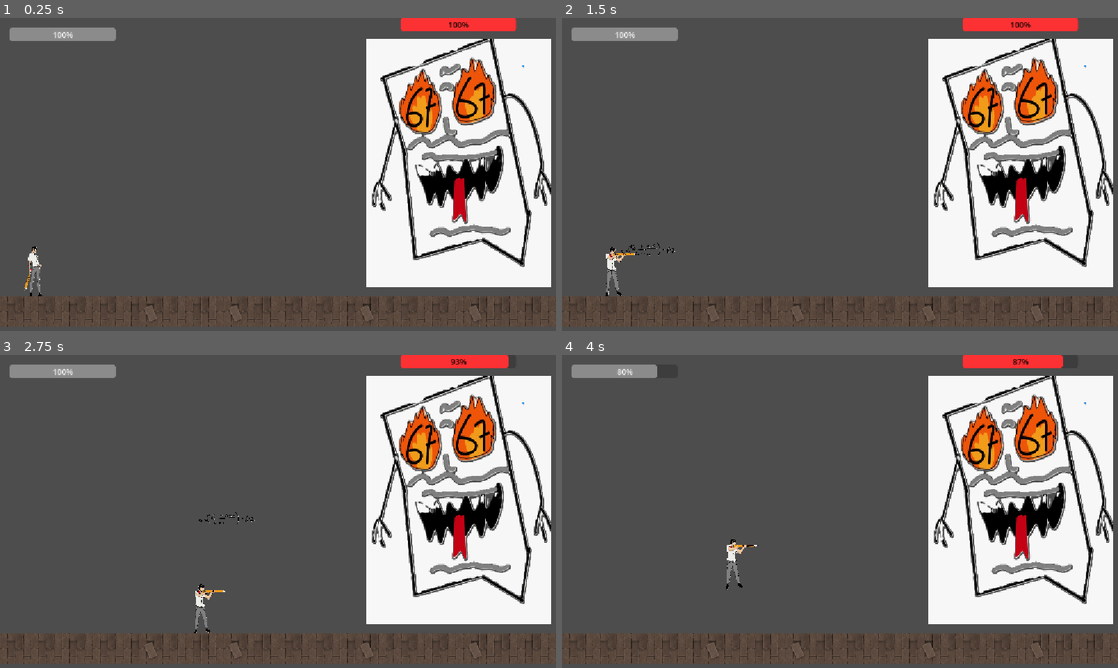
Above: before the commit, frames 1-4 (two rows, left to right).
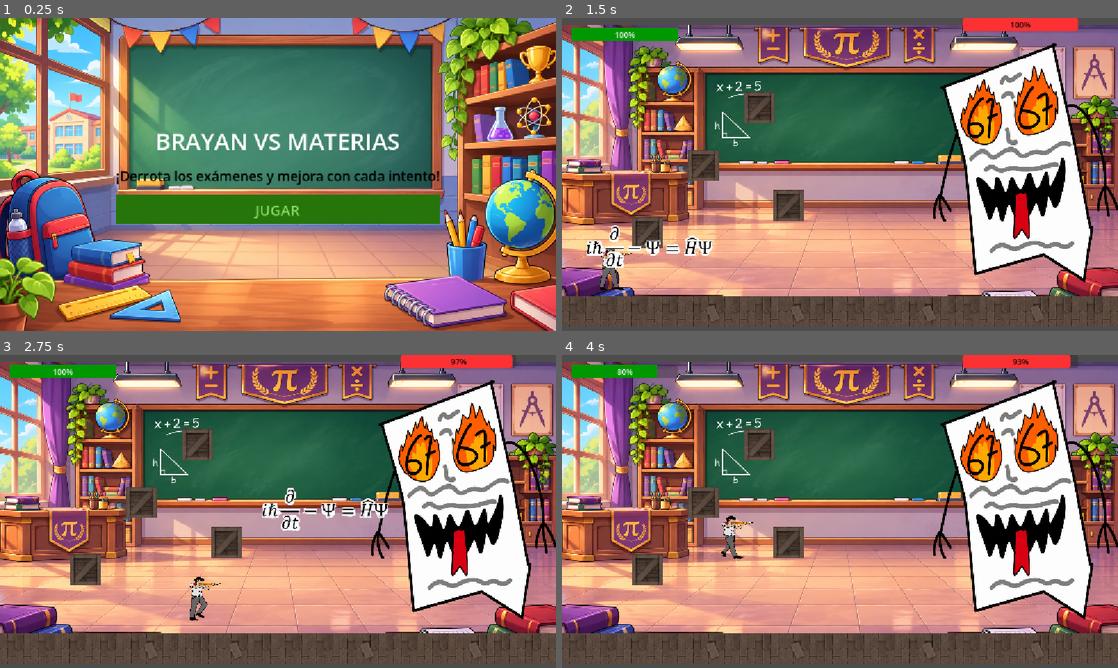
Above: after the commit, the same moments.

Repository: SousasaurusGamer/brayan_vs_materias
Game: Godot game, scene res://main_menu.tscn
Same seed, same stepped clock (60 frames per second), same inputs: the game is played once before the commit and once after it. Before the commit the project starts from res://mat_level.tscn.
Inputs (mouse positions are in pixels of both pictures, inside the frame that each line leads up to):
- Up to frame 1 (0.25 s): no input
- Up to frame 2 (1.5 s): click (840, 208) at 0.5 s, where only the run after the commit has a clickable "JUGAR"; hold Right (move_right) from 1.28 s (still down); tap F (shoot) at 1.35 s
- Up to frame 3 (2.75 s): keep holding Right (move_right); tap Up (jump) at 1.52, 1.55, 1.82, 2.1, 2.27, 2.57 s; tap F (shoot) at 2.3 s
- Up to frame 4 (4 s): release Right (move_right) at 2.78 s; hold Left (move_left) 2.78-3.53 s; tap F (shoot) at 2.85, 3.6 s; tap Up (jump) at 3.05, 3.77 s; hold Right (move_right) from 3.53 s (still down)

The runs differ from the first frame. In frame 1, 100% of the frame differs, in the area x 0-100%, y 0-100%; in frame 2, 78%; in frame 3, 78%; in frame 4, 78%.

Commit message:
modificacion de las interfas

Diff:
--- a/enemies/exam_boss.tscn
+++ b/enemies/exam_boss.tscn
@@ -1,13 +1,13 @@
 [gd_scene format=3 uid="uid://do2450g70ykn2"]
 
 [ext_resource type="Script" uid="uid://di5pnkul62tac" path="res://enemies/exam_boss.gd" id="1_8bn3o"]
-[ext_resource type="Texture2D" uid="uid://cjv5fmnurrdhe" path="res://boss.2.png" id="1_aopyr"]
 [ext_resource type="PackedScene" uid="uid://gscqp6dg4rrl" path="res://enemies/formula_proyectil.tscn" id="2_hc4ps"]
-[ext_resource type="Texture2D" uid="uid://dxc13uac04egu" path="res://formulas/proyectil-1.png" id="3_kbm2u"]
-[ext_resource type="Texture2D" uid="uid://cep6tjw7rsyf0" path="res://formulas/proyectil-2.png" id="4_mgja7"]
-[ext_resource type="Texture2D" uid="uid://bojnexwmpwp1o" path="res://formulas/proyectil-3.png" id="5_bkew5"]
-[ext_resource type="Texture2D" uid="uid://doq887kqmv8j7" path="res://formulas/proyectil-4.png" id="6_ywwui"]
-[ext_resource type="Texture2D" uid="uid://c7qisvm51qt7r" path="res://formulas/proyectil-5.png" id="7_oslq8"]
+[ext_resource type="Texture2D" uid="uid://g8ybvjqei4k3" path="res://formulas/formula 1.png" id="3_hc4ps"]
+[ext_resource type="Texture2D" uid="uid://cbxhkfj6y7t7h" path="res://formulas/formula 2.png" id="4_kbm2u"]
+[ext_resource type="Texture2D" uid="uid://b2r1ged14d7ym" path="res://formulas/formula 4.png" id="6_bkew5"]
+[ext_resource type="Texture2D" uid="uid://bk72jwtprkav3" path="res://formulas/formula 7.png" id="6_hc4ps"]
+[ext_resource type="Texture2D" uid="uid://dua8x1ouk3j7v" path="res://formulas/formula 6.png" id="7_kbm2u"]
+[ext_resource type="Texture2D" uid="uid://dbl6bk8juc73p" path="res://jefe.png" id="8_hc4ps"]
 
 [sub_resource type="RectangleShape2D" id="RectangleShape2D_op1xx"]
 size = Vector2(390, 493)
@@ -23,11 +23,12 @@
 collision_layer = 9
 script = ExtResource("1_8bn3o")
 projectile_scene = ExtResource("2_hc4ps")
-formula_textures = Array[Texture2D]([ExtResource("3_kbm2u"), ExtResource("4_mgja7"), ExtResource("5_bkew5"), ExtResource("6_ywwui"), ExtResource("7_oslq8")])
+formula_textures = Array[Texture2D]([ExtResource("3_hc4ps"), ExtResource("4_kbm2u"), ExtResource("6_bkew5"), ExtResource("6_hc4ps"), ExtResource("7_kbm2u")])
 
 [node name="Sprite2D" type="Sprite2D" parent="." unique_id=28557444]
-scale = Vector2(0.57744366, 0.6584507)
-texture = ExtResource("1_aopyr")
+position = Vector2(21, 2)
+scale = Vector2(0.47648263, 0.5561238)
+texture = ExtResource("8_hc4ps")
 
 [node name="CollisionShape2D" type="CollisionShape2D" parent="." unique_id=1250177011]
 shape = SubResource("RectangleShape2D_op1xx")
--- a/enemies/formula_proyectil.tscn
+++ b/enemies/formula_proyectil.tscn
@@ -1,21 +1,23 @@
 [gd_scene format=3 uid="uid://gscqp6dg4rrl"]
 
 [ext_resource type="Script" uid="uid://bb5h4offmh572" path="res://enemies/formula_proyectil.gd" id="1_rtg76"]
-[ext_resource type="Texture2D" uid="uid://dxc13uac04egu" path="res://formulas/proyectil-1.png" id="1_t4pof"]
+[ext_resource type="Texture2D" uid="uid://cbxhkfj6y7t7h" path="res://formulas/formula 2.png" id="2_rtg76"]
 
 [sub_resource type="RectangleShape2D" id="RectangleShape2D_kmatr"]
-size = Vector2(137, 36)
+size = Vector2(342, 82)
 
 [node name="formulaProyectil" type="Area2D" unique_id=2027007821]
 collision_layer = 4
 script = ExtResource("1_rtg76")
 
 [node name="Sprite2D" type="Sprite2D" parent="." unique_id=1684037514]
-scale = Vector2(0.1, 0.1)
-texture = ExtResource("1_t4pof")
+scale = Vector2(0.5, 0.5)
+texture = ExtResource("2_rtg76")
 
 [node name="CollisionShape2D" type="CollisionShape2D" parent="." unique_id=1974680750]
+position = Vector2(0, 2)
 shape = SubResource("RectangleShape2D_kmatr")
 
 [node name="VisibleOnScreenNotifier2D" type="VisibleOnScreenNotifier2D" parent="." unique_id=804890601]
-rect = Rect2(-69, -18, 138, 36)
+position = Vector2(71, -10)
+rect = Rect2(-238, -29, 335, 78)
--- a/game_over_screen.tscn
+++ b/game_over_screen.tscn
@@ -1,6 +1,7 @@
 [gd_scene format=3 uid="uid://uc11rb82oy2y"]
 
 [ext_resource type="Script" uid="uid://0j332g5smudh" path="res://game_over_screen.gd" id="1_gt22q"]
+[ext_resource type="Texture2D" uid="uid://cgaupqanvwlcx" path="res://fondo de los niveles/fondo de derrota.png" id="2_w3hxg"]
 
 [sub_resource type="StyleBoxFlat" id="StyleBoxFlat_p1glp"]
 bg_color = Color(3.85046e-07, 0.80703527, 0.32686356, 0.5529412)
@@ -17,14 +18,17 @@
 grow_vertical = 2
 script = ExtResource("1_gt22q")
 
-[node name="Background" type="ColorRect" parent="." unique_id=1522498545]
+[node name="Background" type="TextureRect" parent="." unique_id=1678018809]
+z_index = -1
 layout_mode = 1
 anchors_preset = 15
 anchor_right = 1.0
 anchor_bottom = 1.0
 grow_horizontal = 2
 grow_vertical = 2
-color = Color(0.04731214, 0.03752934, 0.09616537, 1)
+mouse_filter = 2
+texture = ExtResource("2_w3hxg")
+expand_mode = 1
 
 [node name="CenterContainer" type="CenterContainer" parent="." unique_id=2070300437]
 layout_mode = 1
--- /dev/null
+++ b/main_menu.gd
@@ -0,0 +1,12 @@
+extends Control
+
+@onready var play_button: Button = $CenterContainer/VBoxContainer/PlayButton
+
+
+func _ready() -> void:
+	play_button.pressed.connect(_on_play_pressed)
+
+
+func _on_play_pressed() -> void:
+	get_tree().paused = false
+	get_tree().change_scene_to_file("res://mat_level.tscn")
--- /dev/null
+++ b/main_menu.tscn
@@ -0,0 +1,62 @@
+[gd_scene format=3 uid="uid://bxgwlp0hmiwdd"]
+
+[ext_resource type="Script" uid="uid://21fltllajv7d" path="res://main_menu.gd" id="1_06t4h"]
+[ext_resource type="Texture2D" uid="uid://boc2uyrlorvcn" path="res://fondo de los niveles/fondo del menu.png" id="2_7vrkn"]
+
+[sub_resource type="StyleBoxFlat" id="StyleBoxFlat_r8dr5"]
+bg_color = Color(0.14605, 0.46, 0.04139999, 1)
+
+[node name="MainMenu" type="Control" unique_id=1367269150]
+layout_mode = 3
+anchors_preset = 15
+anchor_right = 1.0
+anchor_bottom = 1.0
+grow_horizontal = 2
+grow_vertical = 2
+script = ExtResource("1_06t4h")
+
+[node name="Background" type="TextureRect" parent="." unique_id=989182407]
+z_index = -1
+layout_mode = 1
+anchors_preset = 15
+anchor_right = 1.0
+anchor_bottom = 1.0
+grow_horizontal = 2
+grow_vertical = 2
+mouse_filter = 2
+texture = ExtResource("2_7vrkn")
+expand_mode = 1
+
+[node name="CenterContainer" type="CenterContainer" parent="." unique_id=1243838330]
+layout_mode = 1
+anchors_preset = 15
+anchor_right = 1.0
+anchor_bottom = 1.0
+grow_horizontal = 2
+grow_vertical = 2
+
+[node name="VBoxContainer" type="VBoxContainer" parent="CenterContainer" unique_id=480069359]
+layout_mode = 2
+theme_override_constants/separation = 20
+
+[node name="Title" type="Label" parent="CenterContainer/VBoxContainer" unique_id=998608940]
+layout_mode = 2
+theme_override_colors/font_color = Color(1, 1, 1, 1)
+theme_override_font_sizes/font_size = 48
+text = "BRAYAN VS MATERIAS"
+horizontal_alignment = 1
+
+[node name="Description" type="Label" parent="CenterContainer/VBoxContainer" unique_id=1042905648]
+layout_mode = 2
+theme_override_colors/font_color = Color(0, 0, 0, 1)
+theme_override_font_sizes/font_size = 28
+text = "¡Derrota los exámenes y mejora con cada intento!"
+horizontal_alignment = 1
+
+[node name="PlayButton" type="Button" parent="CenterContainer/VBoxContainer" unique_id=929978276]
+custom_minimum_size = Vector2(300, 60)
+layout_mode = 2
+theme_override_colors/font_color = Color(0.5309067, 0.86, 0.3784, 1)
+theme_override_font_sizes/font_size = 30
+theme_override_styles/normal = SubResource("StyleBoxFlat_r8dr5")
+text = "JUGAR"
--- a/mat_level.tscn
+++ b/mat_level.tscn
@@ -1,9 +1,11 @@
 [gd_scene format=4 uid="uid://c1jpq6l7t31r8"]
 
+[ext_resource type="Texture2D" uid="uid://bwsrb4u8nuxoi" path="res://fondo de los niveles/fondo del nivel de mate.png" id="1_l7vcw"]
 [ext_resource type="PackedScene" uid="uid://cpj5a0y8ja30x" path="res://player.tscn" id="1_o2aph"]
 [ext_resource type="PackedScene" uid="uid://do2450g70ykn2" path="res://enemies/exam_boss.tscn" id="2_2qerl"]
 [ext_resource type="Texture2D" uid="uid://g205y41syoy4" path="res://PNG/floor_wood_planks_wide_depth.png" id="2_w470d"]
 [ext_resource type="Texture2D" uid="uid://bmgd586ymtkvp" path="res://PNG/floor_wood_planks_wide_damaged.png" id="3_2qerl"]
+[ext_resource type="Texture2D" uid="uid://drykywxo4tcew" path="res://PNG/timber_square_planks_diagonal.png" id="4_l7vcw"]
 [ext_resource type="Texture2D" uid="uid://pvipso380ytd" path="res://PNG/floor_wood_planks_wide.png" id="4_qx2c7"]
 [ext_resource type="Script" uid="uid://nvve6fisg268" path="res://hud.gd" id="6_2qerl"]
 
@@ -86,10 +88,22 @@
 sources/1 = SubResource("TileSetAtlasSource_ynhm0")
 sources/2 = SubResource("TileSetAtlasSource_6tvy6")
 
+[sub_resource type="StyleBoxFlat" id="StyleBoxFlat_qx2c7"]
+bg_color = Color(0, 0.59463626, 0, 1)
+
 [sub_resource type="RectangleShape2D" id="RectangleShape2D_kmatr"]
 size = Vector2(30, 600)
 
+[sub_resource type="RectangleShape2D" id="RectangleShape2D_op1xx"]
+size = Vector2(63, 64)
+
 [node name="MatLevel" type="Node2D" unique_id=78855801]
+
+[node name="Background" type="Sprite2D" parent="." unique_id=1156261174]
+z_index = -10
+position = Vector2(571.5, 323)
+scale = Vector2(0.6947304, 0.6571428)
+texture = ExtResource("1_l7vcw")
 
 [node name="player" parent="." unique_id=1169899599 instance=ExtResource("1_o2aph")]
 position = Vector2(71, 517)
@@ -109,6 +123,7 @@
 offset_bottom = 28.0
 offset_transform_enabled = true
 offset_transform_position = Vector2(20, 20)
+theme_override_styles/fill = SubResource("StyleBoxFlat_qx2c7")
 value = 100.0
 
 [node name="LeftWall" type="StaticBody2D" parent="." unique_id=1367396132]
@@ -116,3 +131,53 @@
 [node name="CollisionShape2D" type="CollisionShape2D" parent="LeftWall" unique_id=1339711695]
 position = Vector2(-2, 282)
 shape = SubResource("RectangleShape2D_kmatr")
+
+[node name="Platforms" type="Node2D" parent="." unique_id=525684924]
+
+[node name="Platform01" type="StaticBody2D" parent="Platforms" unique_id=39264577]
+collision_layer = 16
+
+[node name="Sprite2D" type="Sprite2D" parent="Platforms/Platform01" unique_id=1153416799]
+position = Vector2(177, 445)
+texture = ExtResource("4_l7vcw")
+
+[node name="CollisionShape2D" type="CollisionShape2D" parent="Platforms/Platform01" unique_id=865286117]
+position = Vector2(179, 445)
+shape = SubResource("RectangleShape2D_op1xx")
+one_way_collision = true
+
+[node name="Platform02" type="StaticBody2D" parent="Platforms" unique_id=1095670729]
+collision_layer = 16
+
+[node name="Sprite2D" type="Sprite2D" parent="Platforms/Platform02" unique_id=1987289897]
+position = Vector2(409, 186)
+texture = ExtResource("4_l7vcw")
+
+[node name="CollisionShape2D" type="CollisionShape2D" parent="Platforms/Platform02" unique_id=1205544229]
+position = Vector2(409, 187)
+shape = SubResource("RectangleShape2D_op1xx")
+one_way_collision = true
+
+[node name="Platform03" type="StaticBody2D" parent="Platforms" unique_id=518627865]
+collision_layer = 16
+
+[node name="Sprite2D" type="Sprite2D" parent="Platforms/Platform03" unique_id=159601373]
+position = Vector2(469, 389)
+texture = ExtResource("4_l7vcw")
+
+[node name="CollisionShape2D" type="CollisionShape2D" parent="Platforms/Platform03" unique_id=1689908113]
+position = Vector2(465, 391)
+shape = SubResource("RectangleShape2D_op1xx")
+one_way_collision = true
+
+[node name="Platform04" type="StaticBody2D" parent="Platforms" unique_id=1532685505]
+collision_layer = 16
+
+[node name="Sprite2D" type="Sprite2D" parent="Platforms/Platform04" unique_id=2023306420]
+position = Vector2(293, 306)
+texture = ExtResource("4_l7vcw")
+
+[node name="CollisionShape2D" type="CollisionShape2D" parent="Platforms/Platform04" unique_id=74603603]
+position = Vector2(292, 306)
+shape = SubResource("RectangleShape2D_op1xx")
+one_way_collision = true
--- a/player.gd
+++ b/player.gd
@@ -5,11 +5,12 @@
 signal died
 
 @export var speed: float = 250.0
-@export var jump_velocity: float = -550.0
+@export var jump_velocity: float = -600.0
 @export var max_health: int = 100
 
 @export var shot_speed: float = 500.0
-@export var shot_damage: int = 20
+@export var shot_damage: int = 10
+
 
 const PROJECTILE_SCENE: PackedScene = preload(
     "res://enemies/formula_proyectil.tscn"
--- a/player.tscn
+++ b/player.tscn
@@ -1,40 +1,150 @@
 [gd_scene format=3 uid="uid://cpj5a0y8ja30x"]
 
 [ext_resource type="Script" uid="uid://xyquukjvjvc4" path="res://player.gd" id="1_4flbx"]
-[ext_resource type="Texture2D" uid="uid://ddkk1tpmkpmpv" path="res://movimiento el personaje.png" id="2_i3pqv"]
-[ext_resource type="Texture2D" uid="uid://cf1m0k6503c7m" path="res://disparo del personaje.png" id="3_hqtel"]
+[ext_resource type="Texture2D" uid="uid://d3fowxus4ct35" path="res://personaje/movimiento del personaje.png" id="2_i3pqv"]
+[ext_resource type="Texture2D" uid="uid://c77u2b6in2pph" path="res://personaje/movimineto mi entar dispara.png" id="3_hqtel"]
+
+[sub_resource type="AtlasTexture" id="AtlasTexture_sweqy"]
+atlas = ExtResource("2_i3pqv")
+region = Rect2(0, 0, 271, 724)
+
+[sub_resource type="AtlasTexture" id="AtlasTexture_2hs0m"]
+atlas = ExtResource("2_i3pqv")
+region = Rect2(271, 0, 271, 724)
+
+[sub_resource type="AtlasTexture" id="AtlasTexture_1jxqw"]
+atlas = ExtResource("2_i3pqv")
+region = Rect2(542, 0, 271, 724)
+
+[sub_resource type="AtlasTexture" id="AtlasTexture_dw050"]
+atlas = ExtResource("2_i3pqv")
+region = Rect2(813, 0, 271, 724)
+
+[sub_resource type="AtlasTexture" id="AtlasTexture_b26j0"]
+atlas = ExtResource("2_i3pqv")
+region = Rect2(1084, 0, 271, 724)
+
+[sub_resource type="AtlasTexture" id="AtlasTexture_n7ghd"]
+atlas = ExtResource("2_i3pqv")
+region = Rect2(1355, 0, 271, 724)
+
+[sub_resource type="AtlasTexture" id="AtlasTexture_nvl01"]
+atlas = ExtResource("2_i3pqv")
+region = Rect2(1626, 0, 271, 724)
+
+[sub_resource type="AtlasTexture" id="AtlasTexture_ivps1"]
+atlas = ExtResource("2_i3pqv")
+region = Rect2(1897, 0, 271, 724)
+
+[sub_resource type="AtlasTexture" id="AtlasTexture_urp6f"]
+atlas = ExtResource("3_hqtel")
+region = Rect2(0, 0, 271, 724)
+
+[sub_resource type="AtlasTexture" id="AtlasTexture_bwjto"]
+atlas = ExtResource("3_hqtel")
+region = Rect2(271, 0, 271, 724)
+
+[sub_resource type="AtlasTexture" id="AtlasTexture_606se"]
+atlas = ExtResource("3_hqtel")
+region = Rect2(542, 0, 271, 724)
+
+[sub_resource type="AtlasTexture" id="AtlasTexture_u1c27"]
+atlas = ExtResource("3_hqtel")
+region = Rect2(813, 0, 271, 724)
+
+[sub_resource type="AtlasTexture" id="AtlasTexture_op7ga"]
+atlas = ExtResource("3_hqtel")
+region = Rect2(1084, 0, 271, 724)
+
+[sub_resource type="AtlasTexture" id="AtlasTexture_q13i1"]
+atlas = ExtResource("3_hqtel")
+region = Rect2(1355, 0, 271, 724)
+
+[sub_resource type="AtlasTexture" id="AtlasTexture_pylmc"]
+atlas = ExtResource("3_hqtel")
+region = Rect2(1626, 0, 271, 724)
+
+[sub_resource type="AtlasTexture" id="AtlasTexture_pbfsw"]
+atlas = ExtResource("3_hqtel")
+region = Rect2(1897, 0, 271, 724)
 
 [sub_resource type="SpriteFrames" id="SpriteFrames_op1xx"]
 animations = [{
 "frames": [{
 "duration": 1.0,
-"texture": ExtResource("2_i3pqv")
+"texture": SubResource("AtlasTexture_sweqy")
+}, {
+"duration": 1.0,
+"texture": SubResource("AtlasTexture_2hs0m")
+}, {
+"duration": 1.0,
+"texture": SubResource("AtlasTexture_1jxqw")
+}, {
+"duration": 1.0,
+"texture": SubResource("AtlasTexture_dw050")
+}, {
+"duration": 1.0,
+"texture": SubResource("AtlasTexture_b26j0")
+}, {
+"duration": 1.0,
+"texture": SubResource("AtlasTexture_n7ghd")
+}, {
+"duration": 1.0,
+"texture": SubResource("AtlasTexture_nvl01")
+}, {
+"duration": 1.0,
+"texture": SubResource("AtlasTexture_ivps1")
 }],
 "loop": 1,
 "name": &"move",
-"speed": 5.0
+"speed": 9.0
 }, {
 "frames": [{
 "duration": 1.0,
-"texture": ExtResource("3_hqtel")
+"texture": SubResource("AtlasTexture_urp6f")
+}, {
+"duration": 1.0,
+"texture": SubResource("AtlasTexture_bwjto")
+}, {
+"duration": 1.0,
+"texture": SubResource("AtlasTexture_606se")
+}, {
+"duration": 1.0,
+"texture": SubResource("AtlasTexture_u1c27")
+}, {
+"duration": 1.0,
+"texture": SubResource("AtlasTexture_op7ga")
+}, {
+"duration": 1.0,
+"texture": SubResource("AtlasTexture_q13i1")
+}, {
+"duration": 1.0,
+"texture": SubResource("AtlasTexture_pylmc")
+}, {
+"duration": 1.0,
+"texture": SubResource("AtlasTexture_pbfsw")
 }],
-"loop": 2,
+"loop": 1,
 "name": &"shoot",
-"speed": 5.0
+"speed": 7.0
 }]
 
 [sub_resource type="RectangleShape2D" id="RectangleShape2D_kmatr"]
-size = Vector2(60, 100)
+size = Vector2(62.5, 117.5)
 
 [node name="player" type="CharacterBody2D" unique_id=1169899599]
+collision_mask = 17
 script = ExtResource("1_4flbx")
 
 [node name="skin" type="AnimatedSprite2D" parent="." unique_id=1060911092]
-scale = Vector2(0.09096692, 0.10835837)
+position = Vector2(-12.5, -1.500001)
+scale = Vector2(0.27675277, 0.18646407)
 sprite_frames = SubResource("SpriteFrames_op1xx")
-animation = &"move"
+animation = &"shoot"
+frame_progress = 0.98876864
 
 [node name="hitbox" type="CollisionShape2D" parent="." unique_id=1875222473]
+position = Vector2(-10.25, -3.75)
 shape = SubResource("RectangleShape2D_kmatr")
 
 [node name="ShootPoint" type="Marker2D" parent="." unique_id=2045401286]
--- a/project.godot
+++ b/project.godot
@@ -11,7 +11,7 @@
 [application]
 
 config/name="Brayan vs Materias"
-run/main_scene="uid://c1jpq6l7t31r8"
+run/main_scene="uid://bxgwlp0hmiwdd"
 config/features=PackedStringArray("4.7", "GL Compatibility")
 config/icon="res://icon.svg"
 
--- a/victory_screen.tscn
+++ b/victory_screen.tscn
@@ -1,6 +1,7 @@
 [gd_scene format=3 uid="uid://l823aruhkrc1"]
 
 [ext_resource type="Script" uid="uid://dyilh3k5vkyb6" path="res://victory_screen.gd" id="1_rbj82"]
+[ext_resource type="Texture2D" uid="uid://cdnedsff6fe7j" path="res://fondo de los niveles/fondo de victoria.png" id="2_qyds8"]
 
 [sub_resource type="StyleBoxFlat" id="StyleBoxFlat_0xqf5"]
 bg_color = Color(0, 0.41686258, 0.1024164, 1)
@@ -14,14 +15,17 @@
 grow_vertical = 2
 script = ExtResource("1_rbj82")
 
-[node name="Background" type="ColorRect" parent="." unique_id=688253510]
+[node name="Background" type="TextureRect" parent="." unique_id=1273601667]
+z_index = -1
 layout_mode = 1
 anchors_preset = 15
 anchor_right = 1.0
 anchor_bottom = 1.0
 grow_horizontal = 2
 grow_vertical = 2
-color = Color(0.050708726, 0.14733289, 0.14733289, 0.82800007)
+mouse_filter = 2
+texture = ExtResource("2_qyds8")
+expand_mode = 1
 
 [node name="CenterContainer" type="CenterContainer" parent="." unique_id=404004675]
 layout_mode = 1
Binary file removed: boss.2.png
Binary file removed: boss.png
Binary file added: enemies/jefe.png
Not shown, added: enemies/jefe.png.import
Binary file added: fondo de los niveles/fondo de derrota.png
Not shown, added: fondo de los niveles/fondo de derrota.png.import
Binary file added: fondo de los niveles/fondo de victoria.png
Not shown, changed: fondo de los niveles/fondo de victoria.png.import
Binary file added: fondo de los niveles/fondo del menu.png
Not shown, added: fondo de los niveles/fondo del menu.png.import
Binary file added: fondo de los niveles/fondo del nivel de mate.png
Not shown, added: fondo de los niveles/fondo del nivel de mate.png.import
(and 21 more such lines)
